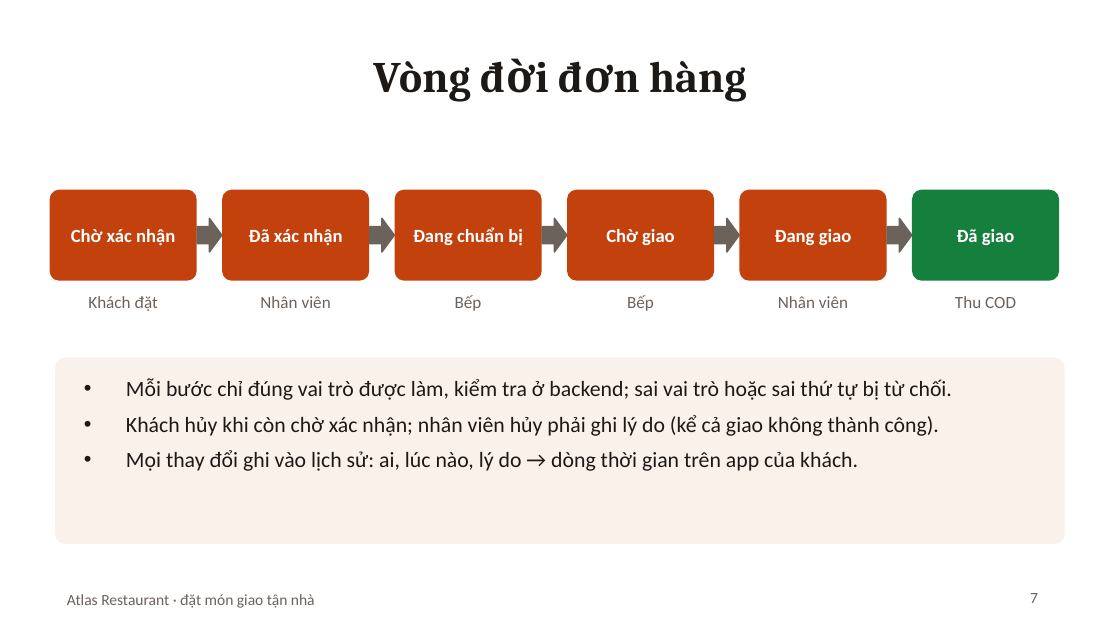
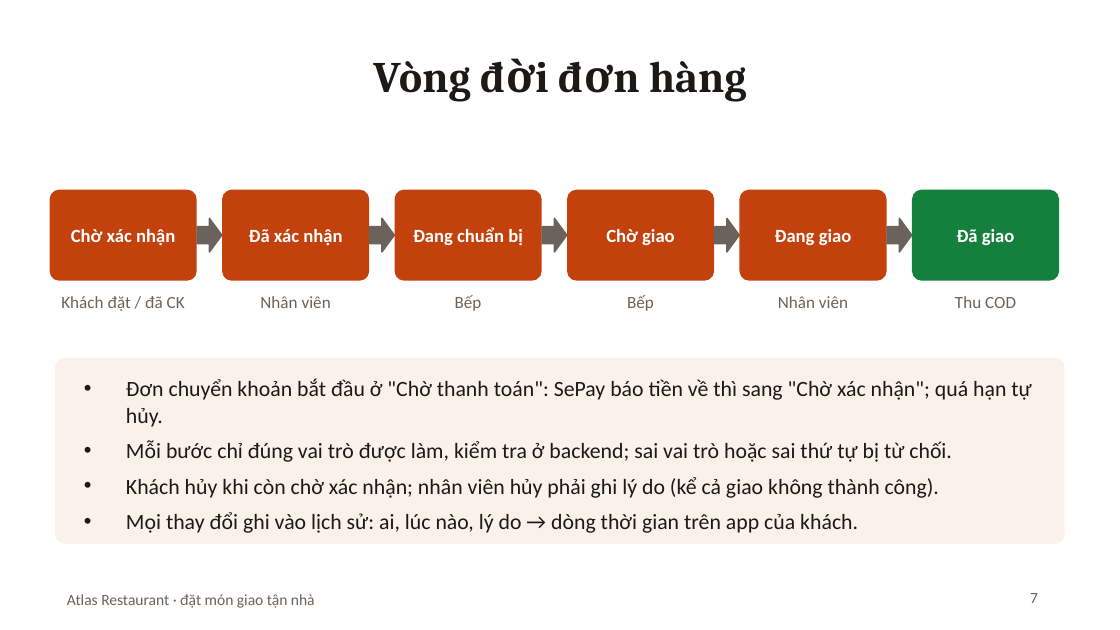
Before and after one commit to Anpham120/restaurant-ordering-mobile, a slide deck: slide 7 of docs/Slide_BTL_AtlasRestaurant.pptx. Drawn at 1120x630 pixels with LibreOffice and Linux fonts; fonts in the diff are those of the drawing. Boxes give left, top, right and bottom in pixels: in the first picture for what was removed or moved away, otherwise in the second. Text is boxed around its words. In the diff, an @@ line names an element or a change of style, - is before the commit and + after.

```diff
--- a/docs/Slide_BTL_AtlasRestaurant.pptx
+++ b/docs/Slide_BTL_AtlasRestaurant.pptx
@@ text at (61, 296, 185, 311): text changed @@
-Khách đặt
+Khách đặt / đã CK
@@ text at (126, 378, 1031, 427): paragraph added @@
+• Đơn chuyển khoản bắt đầu ở "Chờ thanh toán": SePay báo tiền về thì sang "Chờ xác nhận"; quá hạn tự hủy.
```
Also in this commit, not shown: 9 other slides changed, 4 slides added, 2 slides removed, 5 other files.
